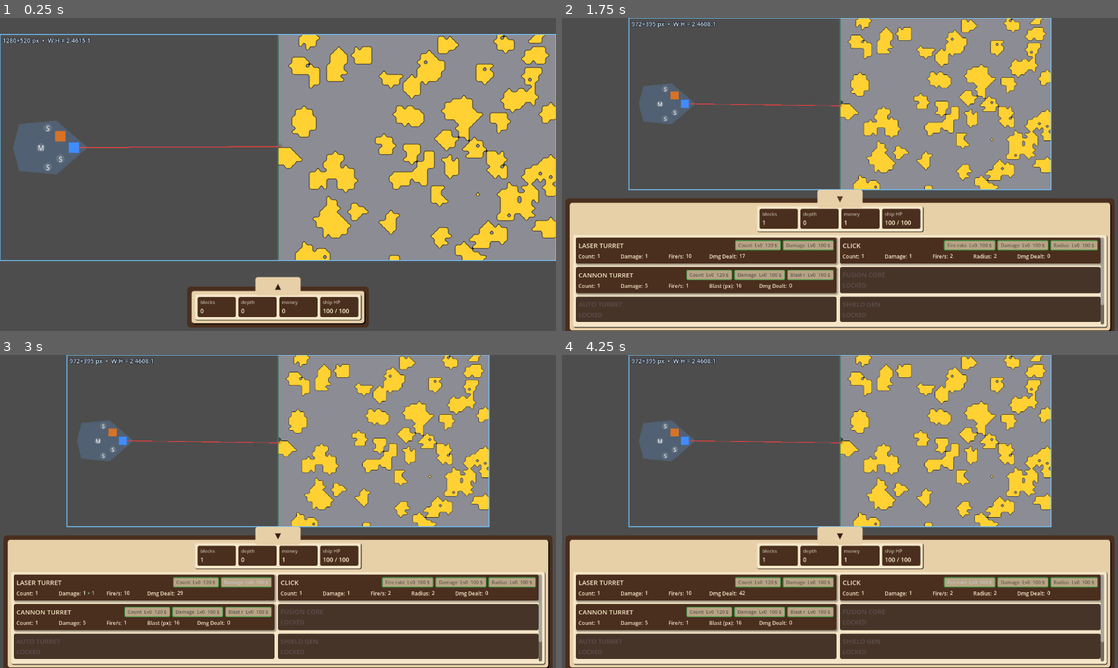
Above: before the commit, frames 1-4 (two rows, left to right).
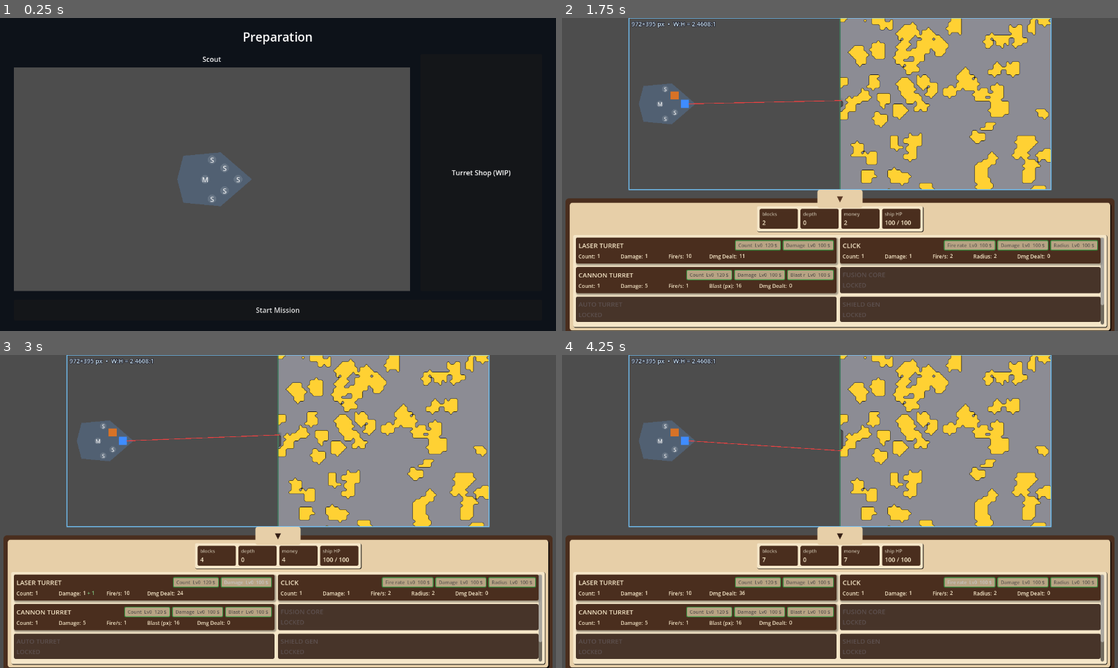
Above: after the commit, the same moments.

Repository: caboyd/blast_game
Game: Godot game, scene res://scenes/prep/Prep.tscn
Same seed, same stepped clock (60 frames per second), same inputs: the game is played once before the commit and once after it. Before the commit the project starts from res://scenes/Main.tscn.
Inputs (mouse positions are in pixels of both pictures, inside the frame that each line leads up to):
- Up to frame 1 (0.25 s): no input
- Up to frame 2 (1.75 s): click (840, 309) at 0.5 s, where only the run after the commit has a clickable "Start Mission"; click "▲" at 1.25 s
- Up to frame 3 (3 s): click "Count Lv0 120 $" at 2 s; click "Damage Lv0 100 $" at 2.75 s
- Up to frame 4 (4.25 s): click "Fire rate Lv0 100 $" at 3.5 s

The runs differ from the first frame. In frame 1, 68% of the frame differs, in the area x 0-100%, y 0-100%; in frame 2, 9.3%; in frame 3, 9.3%; in frame 4, 9.4%.

Commit message:
Refactor project structure and update main scene
- Changed main scene from Main.tscn to Prep.tscn for better organization.
- Removed obsolete Main.tscn and Main.gd files to streamline the project.
- Added GameSession as an autoload script for improved game state management.

Diff:
--- a/project.godot
+++ b/project.godot
@@ -15,11 +15,12 @@
 [application]
 
 config/name="Blast"
-run/main_scene="res://scenes/Main.tscn"
+run/main_scene="res://scenes/prep/Prep.tscn"
 config/features=PackedStringArray("4.6")
 
 [autoload]
 
+GameSession="*res://scripts/systems/GameSession.gd"
 UpgradeBus="*res://scripts/systems/UpgradeBus.gd"
 GameStatistics="*res://scripts/stats/GameStatistics.gd"
 
--- a/scenes/Main.tscn
+++ b/scenes/planets/Planet1.tscn
@@ -1,6 +1,6 @@
 [gd_scene format=3 uid="uid://bqhuyhfryq34g"]
 
-[ext_resource type="Script" uid="uid://conweb5pvayjf" path="res://scripts/Main.gd" id="1"]
+[ext_resource type="Script" uid="uid://conweb5pvayjf" path="res://scripts/planets/Planet1.gd" id="1"]
 [ext_resource type="PackedScene" path="res://scenes/target/TargetConveyor.tscn" id="2"]
 [ext_resource type="PackedScene" uid="uid://dtrx184slrt33" path="res://scenes/target/TargetSpotterManager.tscn" id="3"]
 [ext_resource type="PackedScene" uid="uid://s27h7pw54ab5" path="res://scenes/ui/BottomHUD.tscn" id="4"]
@@ -8,7 +8,7 @@
 [ext_resource type="PackedScene" uid="uid://bbp2jdvwthab5" path="res://scenes/ships/ScoutShip.tscn" id="6"]
 [ext_resource type="Script" uid="uid://cblvs64rtwiii" path="res://scripts/systems/EnemySpawner.gd" id="7"]
 
-[node name="Main" type="Control" unique_id=1075927346]
+[node name="Planet1" type="Control" unique_id=1075927346]
 layout_mode = 3
 anchors_preset = 15
 anchor_right = 1.0
--- /dev/null
+++ b/scenes/prep/Prep.tscn
@@ -0,0 +1,107 @@
+[gd_scene load_steps=2 format=3 uid="uid://e7prep0scene01a"]
+
+[ext_resource type="Script" uid="uid://dy8m3p7vxk01q" path="res://scripts/prep/Prep.gd" id="1"]
+[ext_resource type="PackedScene" uid="uid://bbp2jdvwthab5" path="res://scenes/ships/ScoutShip.tscn" id="2"]
+
+[node name="Prep" type="Control"]
+layout_mode = 3
+anchors_preset = 15
+anchor_right = 1.0
+anchor_bottom = 1.0
+grow_horizontal = 2
+grow_vertical = 2
+script = ExtResource("1")
+
+[node name="Background" type="ColorRect" parent="."]
+layout_mode = 1
+anchors_preset = 15
+anchor_right = 1.0
+anchor_bottom = 1.0
+grow_horizontal = 2
+grow_vertical = 2
+mouse_filter = 2
+color = Color(0.05, 0.07, 0.1, 1)
+
+[node name="Margin" type="MarginContainer" parent="."]
+layout_mode = 1
+anchors_preset = 15
+anchor_right = 1.0
+anchor_bottom = 1.0
+grow_horizontal = 2
+grow_vertical = 2
+theme_override_constants/margin_left = 32
+theme_override_constants/margin_top = 24
+theme_override_constants/margin_right = 32
+theme_override_constants/margin_bottom = 24
+
+[node name="RootVBox" type="VBoxContainer" parent="Margin"]
+layout_mode = 2
+theme_override_constants/separation = 20
+
+[node name="Title" type="Label" parent="Margin/RootVBox"]
+layout_mode = 2
+theme_override_font_sizes/font_size = 28
+text = "Preparation"
+horizontal_alignment = 1
+
+[node name="Row" type="HBoxContainer" parent="Margin/RootVBox"]
+layout_mode = 2
+size_flags_vertical = 3
+theme_override_constants/separation = 24
+
+[node name="PreviewCol" type="VBoxContainer" parent="Margin/RootVBox/Row"]
+layout_mode = 2
+size_flags_horizontal = 3
+theme_override_constants/separation = 8
+
+[node name="ScoutLabel" type="Label" parent="Margin/RootVBox/Row/PreviewCol"]
+layout_mode = 2
+text = "Scout"
+horizontal_alignment = 1
+
+[node name="SubViewportContainer" type="SubViewportContainer" parent="Margin/RootVBox/Row/PreviewCol"]
+custom_minimum_size = Vector2(640, 400)
+layout_mode = 2
+size_flags_vertical = 3
+stretch = true
+
+[node name="SubViewport" type="SubViewport" parent="Margin/RootVBox/Row/PreviewCol/SubViewportContainer"]
+handle_input_locally = false
+size = Vector2i(640, 400)
+render_target_update_mode = 4
+
+[node name="Camera2D" type="Camera2D" parent="Margin/RootVBox/Row/PreviewCol/SubViewportContainer/SubViewport"]
+position = Vector2(240, 200)
+current = true
+
+[node name="World" type="Node2D" parent="Margin/RootVBox/Row/PreviewCol/SubViewportContainer/SubViewport"]
+position = Vector2(0, 0)
+
+[node name="ScoutShip" parent="Margin/RootVBox/Row/PreviewCol/SubViewportContainer/SubViewport/World" instance=ExtResource("2")]
+position = Vector2(240, 200)
+
+[node name="ShopPanel" type="Panel" parent="Margin/RootVBox/Row"]
+custom_minimum_size = Vector2(280, 0)
+layout_mode = 2
+size_flags_vertical = 3
+
+[node name="ShopLabel" type="Label" parent="Margin/RootVBox/Row/ShopPanel"]
+layout_mode = 1
+anchors_preset = 8
+anchor_left = 0.5
+anchor_top = 0.5
+anchor_right = 0.5
+anchor_bottom = 0.5
+offset_left = -120.0
+offset_top = -12.0
+offset_right = 120.0
+offset_bottom = 12.0
+grow_horizontal = 2
+grow_vertical = 2
+text = "Turret Shop (WIP)"
+horizontal_alignment = 1
+
+[node name="StartMission" type="Button" parent="Margin/RootVBox"]
+custom_minimum_size = Vector2(0, 48)
+layout_mode = 2
+text = "Start Mission"
--- a/scripts/Main.gd
+++ b/scripts/planets/Planet1.gd
@@ -9,7 +9,8 @@
 
 const LASER_TURRET_SCENE := preload("res://scenes/turrets/LaserTurret.tscn")
 const CANNON_TURRET_SCENE := preload("res://scenes/turrets/CannonTurret.tscn")
-@export var ship_type_id: StringName = &"scout"
+
+@export var planet_id: StringName = &"planet1"
 
 @onready var target_conveyor: TargetConveyor = %TargetConveyor
 @onready var _ship: Ship = %Ship
@@ -21,9 +22,11 @@
 
 func _ready() -> void:
 	_apply_game_viewport_layout()
-	if _ship and _ship.ship_type_id != ship_type_id:
-		_ship.ship_type_id = ship_type_id
-		_ship.apply_type_from_id()
+	if _ship:
+		var desired: StringName = GameSession.selected_ship_id
+		if _ship.ship_type_id != desired:
+			_ship.ship_type_id = desired
+			_ship.apply_type_from_id()
 	target_conveyor.ensure_targets_spawned()
 	_sync_ship_position()
 	if not target_conveyor.active_target_changed.is_connected(_on_active_target_changed):
--- /dev/null
+++ b/scripts/prep/Prep.gd
@@ -0,0 +1,13 @@
+extends Control
+
+@onready var _start: Button = $Margin/RootVBox/StartMission
+
+
+func _ready() -> void:
+	if _start:
+		_start.pressed.connect(_on_start_mission_pressed)
+
+
+func _on_start_mission_pressed() -> void:
+	GameSession.selected_ship_id = &"scout"
+	GameSession.go_to_planet(GameSession.next_planet_scene)
--- /dev/null
+++ b/scripts/systems/GameSession.gd
@@ -0,0 +1,25 @@
+extends Node
+
+## Persists run selection across Prep → planet scenes. Autoload.
+const PREP_SCENE := "res://scenes/prep/Prep.tscn"
+
+var selected_ship_id: StringName = &"scout"
+## Reserved: slot index → turret type id; empty = no pre-mounted turrets from Prep.
+var mounted_turrets: Array[Dictionary] = []
+## Default when Prep calls `go_to_planet(GameSession.next_planet_scene)`.
+var next_planet_scene: String = "res://scenes/planets/Planet1.tscn"
+
+
+func go_to_planet(path: String) -> void:
+	if path.is_empty():
+		push_error("GameSession.go_to_planet: path empty")
+		return
+	var err := get_tree().change_scene_to_file(path)
+	if err != OK:
+		push_error("GameSession.go_to_planet failed: %s" % error_string(err))
+
+
+func return_to_prep() -> void:
+	var err := get_tree().change_scene_to_file(PREP_SCENE)
+	if err != OK:
+		push_error("GameSession.return_to_prep failed: %s" % error_string(err))
Renamed: scripts/Main.gd.uid -> scripts/planets/Planet1.gd.uid
Not shown, added: scripts/prep/Prep.gd.uid
Not shown, added: scripts/systems/GameSession.gd.uid
